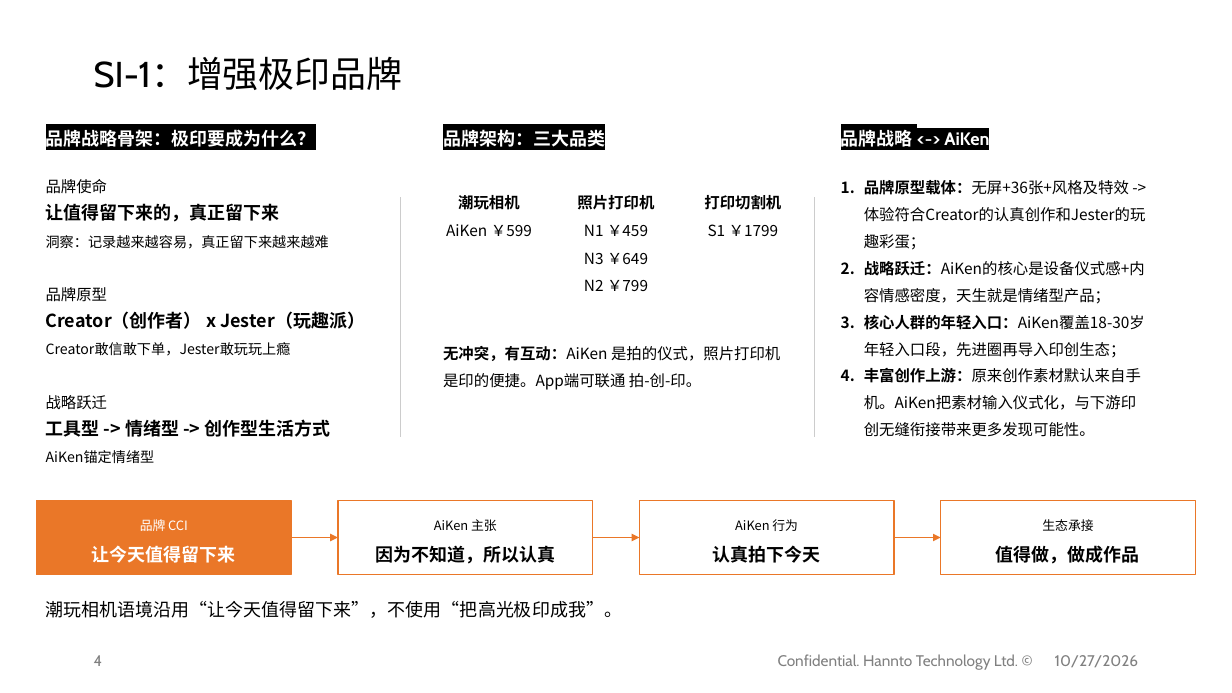
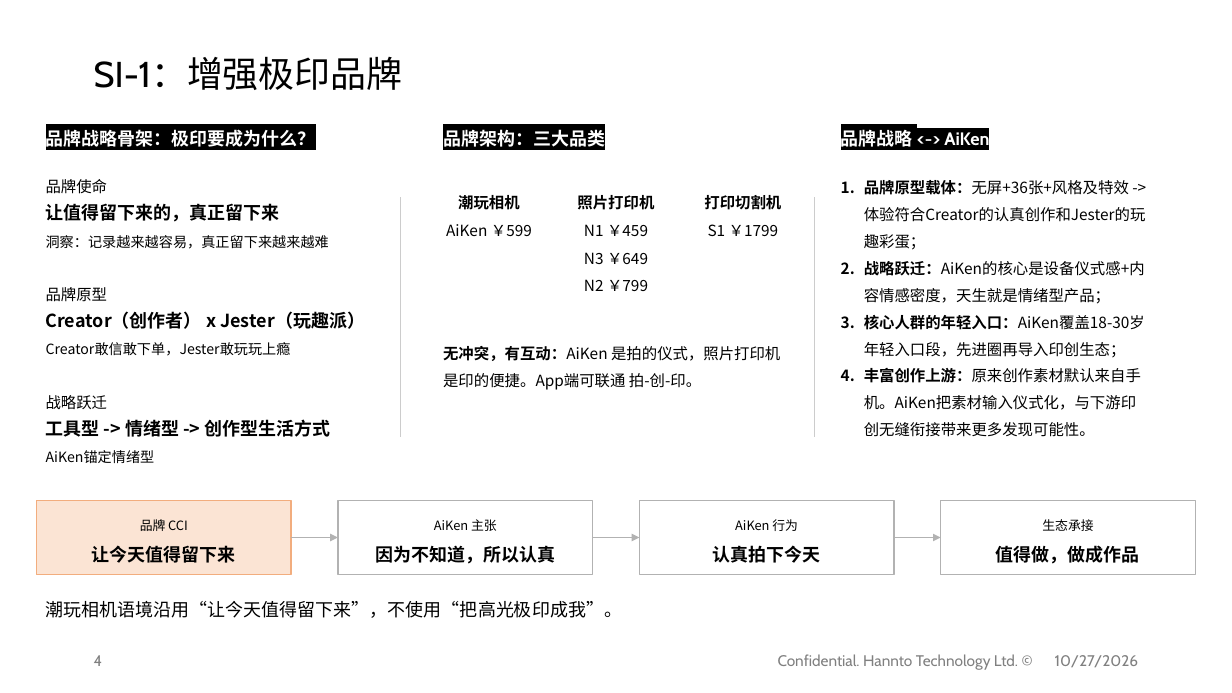
Before and after one commit to shengnanxiang/code_aiken, a slide deck: slide 4 of 极印版 aiken/AiKen_JY_SI^L0DO_261027.pptx. Drawn at 1232x693 pixels with LibreOffice and Linux fonts; fonts in the diff are those of the drawing; background and template pictures are left out. Boxes give left, top, right and bottom in pixels: in the first picture for what was removed or moved away, otherwise in the second. Text is boxed around its words. In the diff, an @@ line names an element or a change of style, - is before the commit and + after.

```diff
--- a/极印版 aiken/AiKen_JY_SI^L0DO_261027.pptx
+++ b/极印版 aiken/AiKen_JY_SI^L0DO_261027.pptx
@@ rounded rectangle "品牌 CCI" at <box>36,500,291,575</box>: text colour #FFFFFF to #000000; fill #EA7728 to #FBE4D4; outline #EA7728 1 pt to #F2AD7E 1 pt @@
@@ outline #EA7728 1 pt to #B2B2B2 1 pt in 3 elements at <box>338,500,593,575</box>, <box>640,500,895,575</box>, <box>941,500,1196,575</box> @@
@@ arrow (291, 538) - (338, 538): stroke #EA7728 0.5 pt to #B2B2B2 0.5 pt @@
@@ arrow (592, 538) - (640, 538): stroke #EA7728 0.5 pt to #B2B2B2 0.5 pt @@
@@ arrow (894, 538) - (941, 538): stroke #EA7728 0.5 pt to #B2B2B2 0.5 pt @@
```
Also in this commit, not shown: 4 other slides changed, 1 other file.
